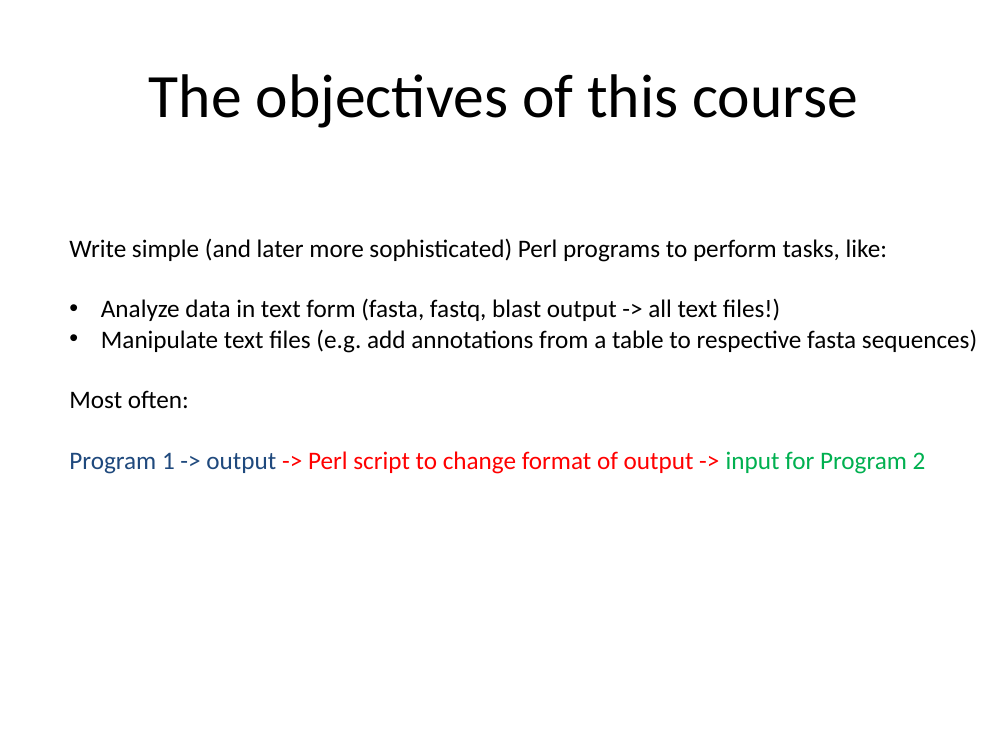
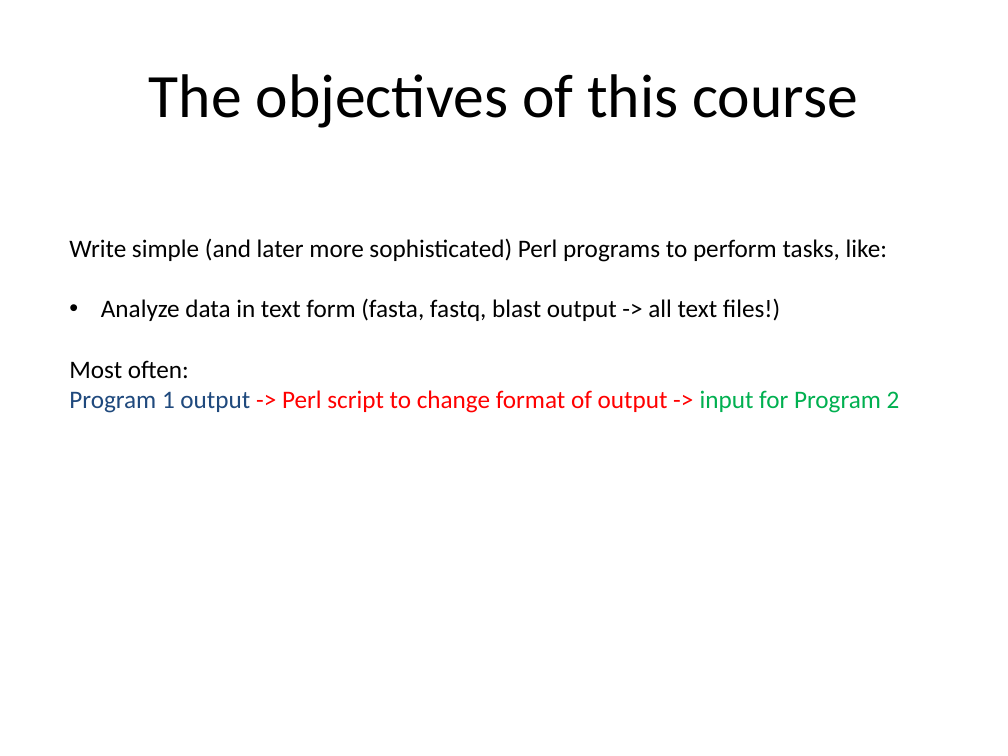
Before and after one commit to kbseah/perlcourse2017, a slide deck: slide 5 of Day1-1_JWI/Day1_intro_scalars_regex.pptx. Drawn at 1008x756 pixels with LibreOffice and Linux fonts; fonts in the diff are those of the drawing. Boxes give left, top, right and bottom in pixels: in the first picture for what was removed or moved away, otherwise in the second. Text is boxed around its words. In the diff, an @@ line names an element or a change of style, - is before the commit and + after.

```diff
--- a/Day1-1_JWI/Day1_intro_scalars_regex.pptx
+++ b/Day1-1_JWI/Day1_intro_scalars_regex.pptx
@@ text at (101, 329, 977, 353): paragraph removed @@
-• Manipulate text files (e.g. add annotations from a table to respective fasta sequences)
@@ text at (69, 390, 900, 413): text changed @@
-Program 1 -> output -> Perl script to change format of output -> input for Program 2
+Program 1 output -> Perl script to change format of output -> input for Program 2
```
Also in this commit, not shown: 15 other slides changed, 4 slides added, 3 other files.
